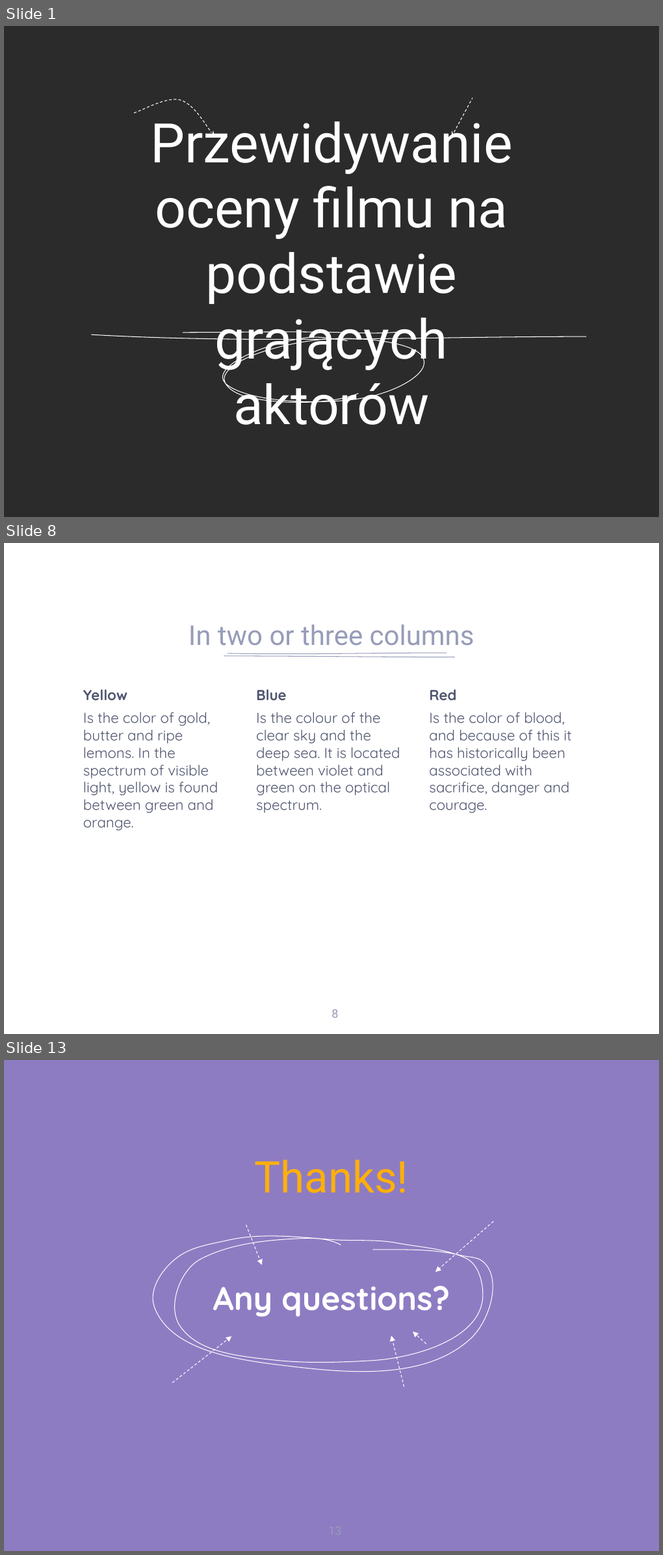
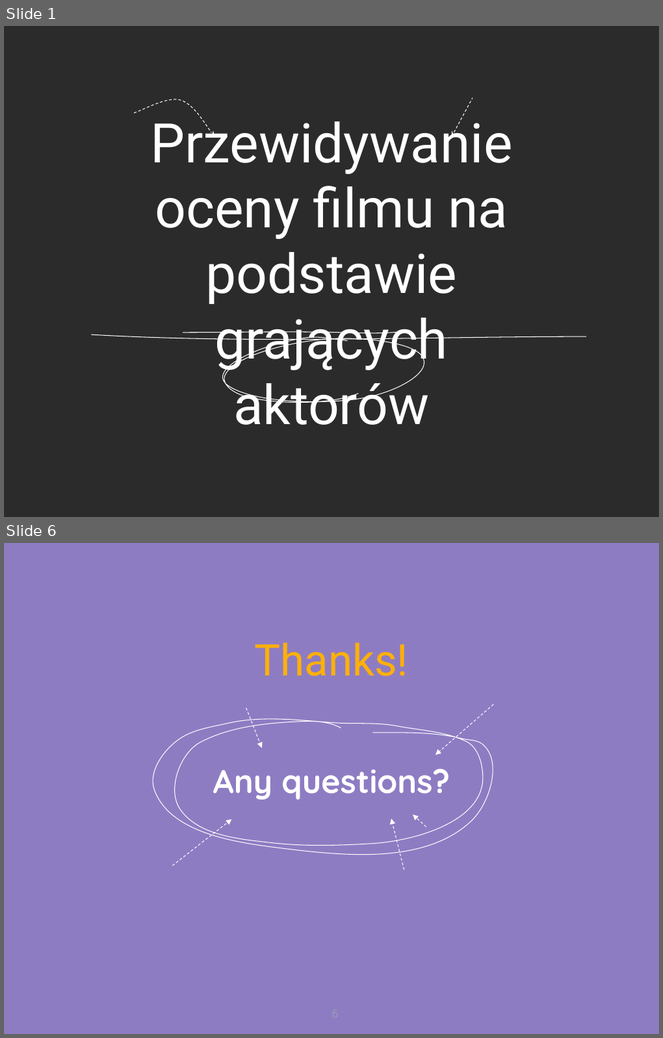
Before and after one commit to codevibess/MOW-SN, a slide deck: Presentation.pptx. Shown one above the other, each under a label of ours: slides 1, 8 and 13 before the commit, slides 1 and 6 after it; the slides between them are not shown. The pictures are 663x1555 and 663x1038 pixels, drawn with LibreOffice and Linux fonts; fonts in the diff are those of the drawing; background and template pictures are left out; a plain dark background stands for a picture behind light text. Boxes give left, top, right and bottom in pixels: in the first picture for what was removed or moved away, otherwise in the second. Text is boxed around its words. In the diff, an @@ line names an element or a change of style, - is before the commit and + after.

```diff
--- a/Presentation.pptx
+++ b/Presentation.pptx
@@ slide 8 removed at (4, 543, 659, 1034), background picture (left out) @@
@@ title removed at (189, 624, 475, 646) @@
-In two or three columns
@@ freeform shape removed at (224, 656, 456, 657) @@
@@ freeform shape removed at (228, 653, 447, 654) @@
@@ text removed at (83, 689, 218, 831) @@
-Yellow
-Is the color of gold, butter and ripe lemons. In the spectrum of visible light, yellow is found between green and orange.
@@ text removed at (256, 689, 400, 813) @@
-Blue
-Is the colour of the clear sky and the deep sea. It is located between violet and green on the optical spectrum.
@@ text removed at (429, 689, 571, 813) @@
-Red
-Is the color of blood, and because of this it has historically been associated with sacrifice, danger and courage.
@@ page number removed at (332, 1010, 338, 1018) @@
-8
@@ what was slide 13 is now slide 6 @@
@@ page number at (316, 1001, 355, 1029): text changed @@
-13
+6
```
Also in this commit, not shown: 3 slides changed, 1 slide added, 7 other slides removed.
